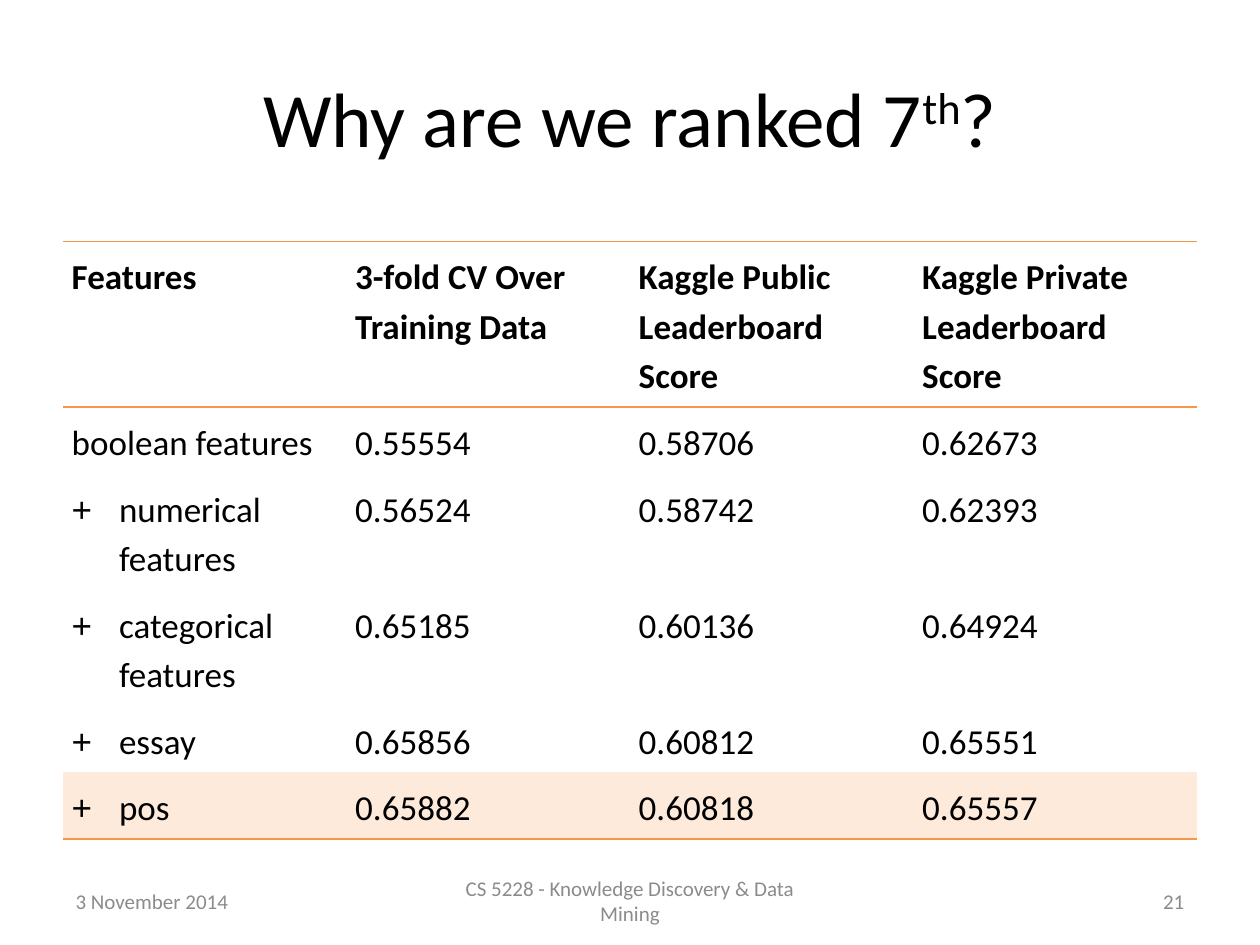
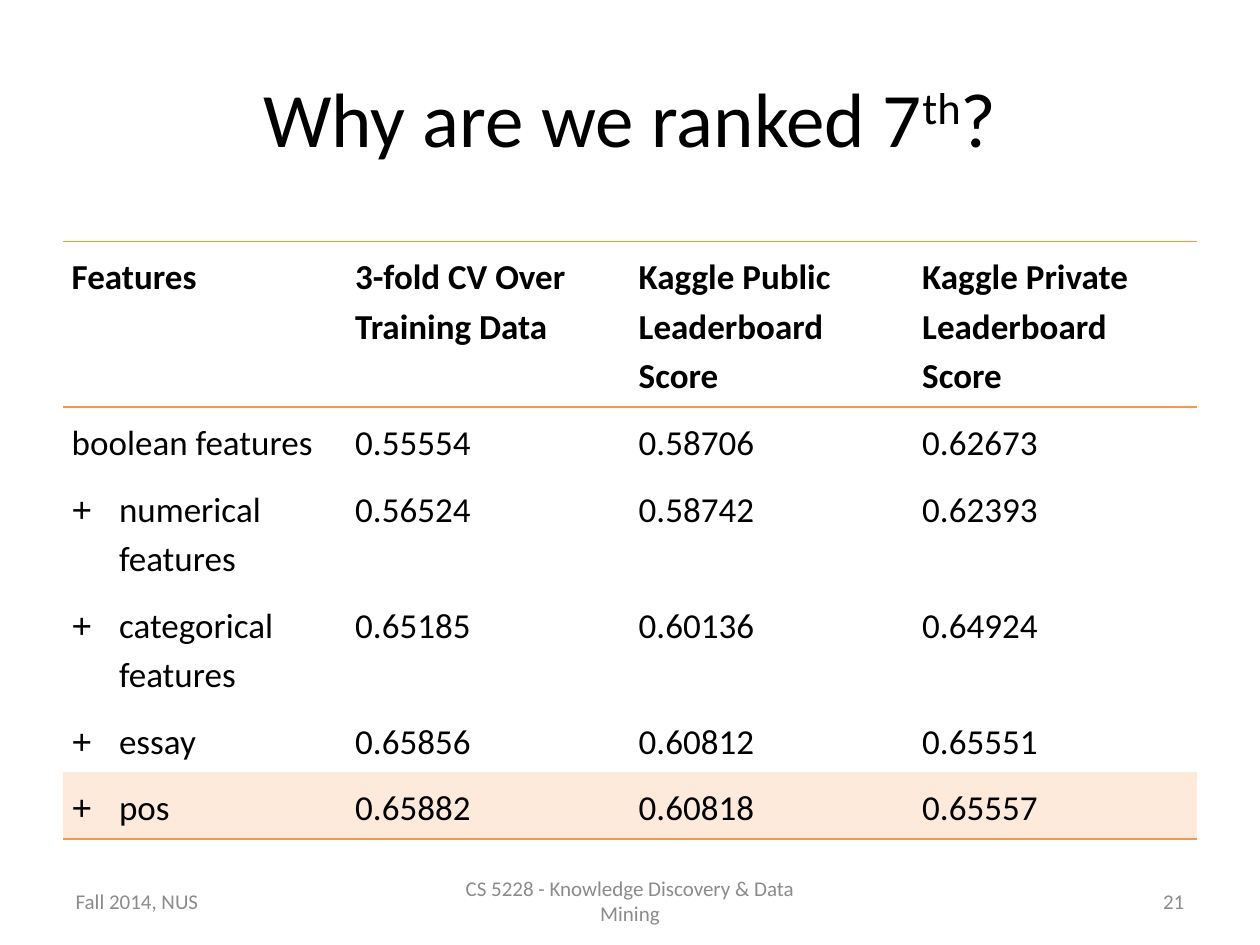
Before and after one commit to raymondhs/Panda-Delights, a slide deck: slide 21 of doc/2014_Nov_04.pptx. Drawn at 1260x945 pixels with LibreOffice and Linux fonts; fonts in the diff are those of the drawing. Boxes give left, top, right and bottom in pixels: in the first picture for what was removed or moved away, otherwise in the second. Text is boxed around its words. In the diff, an @@ line names an element or a change of style, - is before the commit and + after.

```diff
--- a/doc/2014_Nov_04.pptx
+++ b/doc/2014_Nov_04.pptx
@@ text at bbox=[76, 894, 198, 912]: text changed @@
-3 November 2014
+Fall 2014, NUS
```
Also in this commit, not shown: 26 other slides changed.
